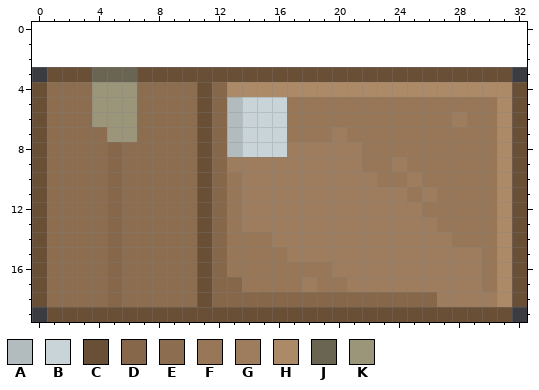
Pixel-art sprite -- assets/items/cardboardbox.png. That is the earlier state.
The file is 33x17 pixels. The old version is drawn lined up with the new one, on the new canvas.
Palette (. is transparent): A #b2bcbe  B #c8d4d7  C #684f35  D #86674a  E #8c6d4f  F #977757  G #9d7d5d  H #ad8a67  J #6a6552  K #9b957a
Pixels before, first column x 0:
 3 .CCCJJJCCCCCCCCCCCCCCCCCCCCCCCCC.
 4 CEEEKKKEEEECDHHHHHHHHHHHHHHHHHHHC
 5 CEEEKKKEEEECDABBBFFFFFFFFFFFFFFHC
 6 CEEEKKKEEEECDABBBFFFFFFFFFFFGFFHC
 7 CEEEEKKEEEECDABBBFFFGFFFFFFFFFFHC
 8 CEEEEDEEEEECDABBBGGGGGFFFFFFFFFHC
 9 CEEEEDEEEEECDGGGGGGGGGFFGFFFFFFHC
10 CEEEEDEEEEECDFGGGGGGGGGFFGFFFFFHC
11 CEEEEDEEEEECDFGGGGGGGGGGGFGFFFFHC
12 CEEEEDEEEEECDFGGGGGGGGGGGGFFFFFHC
13 CEEEEDEEEEECDFGGGGGGGGGGGGGFFFFHC
14 CEEEEDEEEEECDFFFGGGGGGGGGGGGFFFHC
15 CEEEEDEEEEECDFFFFGGGGGGGGGGGGGFHC
16 CEEEEDEEEEECDFFFFFFFGGGGGGGGGGFHC
17 CEEEEDEEEEECDDFFFFGFFGGGGGGGGGFHC
18 CEEEEDEEEEECDDDDDDDDDDDDDDDGGGGHC
19 .CCCCCCCCCCCCCCCCCCCCCCCCCCCCCCC.
The result:
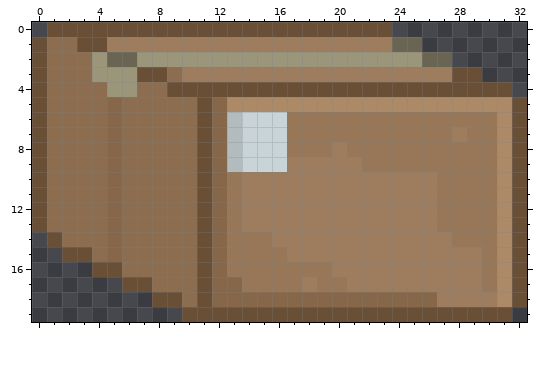
Edits made:
canvas 33x17 -> 33x20, the old top-left corner now at 0,3
Changed rows in their new state; - is an unchanged pixel.
first column x 0:
 0 -CCCCCCCCCCCCCCCCCCCCCCC---------
 1 CEECCGGGGGGGGGGGGGGGGGGGJJ-------
 2 CEEEKJJKKKKKKKKKKKKKKKKKKKJJ-----
 3 CEEEKKK--EGGGGGGGGGGGGGGGGGG--..-
 4 ----E----CC-CCCCCCCCCCCCCCCCCCCC.
 5 ----EDE------HHHHHHHHHHHHHHHHHH--
 6 ----EDE---------------------F----
 7 -----DE-------------F-------G----
 8 -----------------FFF-F-----------
 9 -------------ABBB-------F--------
10 -----------------------GG-G------
11 -------------------------G-------
12 --------------------------G------
14 .C-------------------------------
15 ..CC-----------------------------
16 ....CC---------------------------
17 ......CC-------------------------
18 ........CC-----------------------
19 -.........-----------------------
